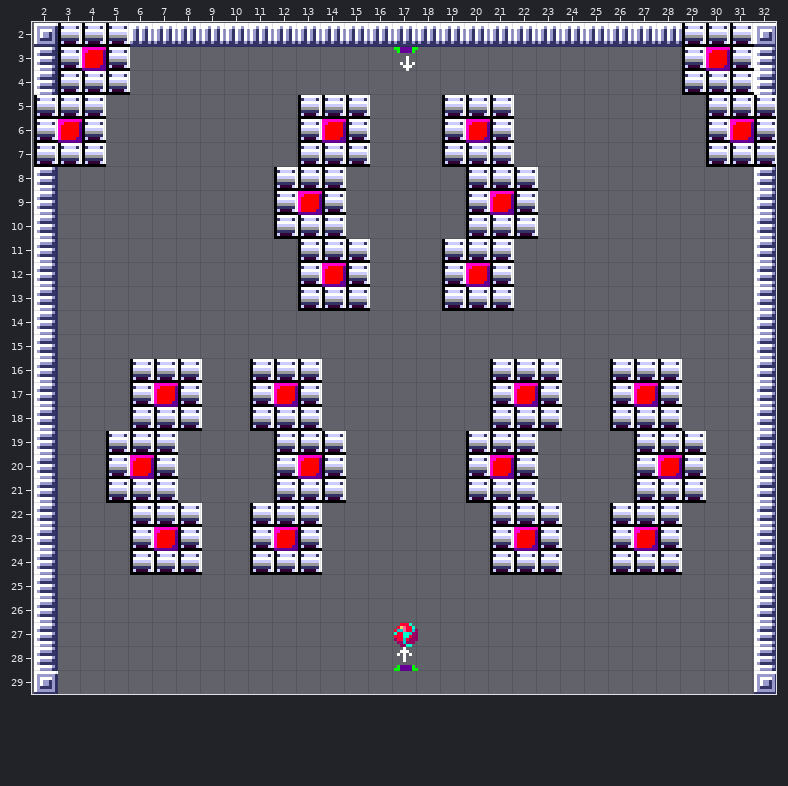
Tiled map -- tools/breakout_editor/bombrings.tmx. Above is the file before it was changed.
Cells are 8x8 px. Shown: x 2..32, y 2..29.
After:
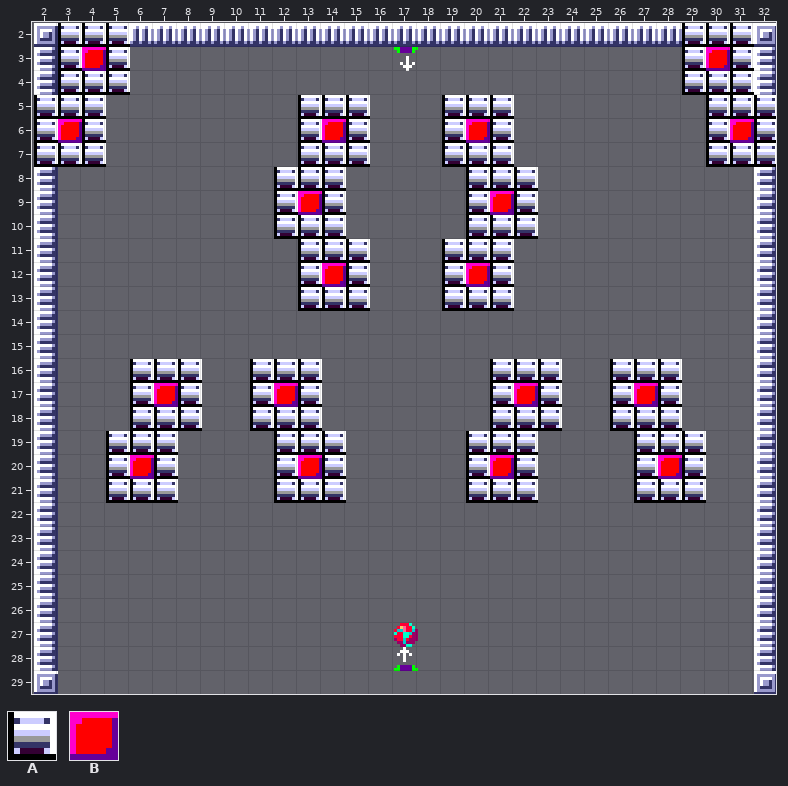
Key: from "breakout-tiles": A 5, B 16.
_ is an empty cell, . an unchanged one.
Changes in this commit:
--- layer "Tile Layer 1"
@@ x 6..28 @@
-22 AAA..AAA.......AAA..AAA
-23 ABA..ABA.......ABA..ABA
-24 AAA..AAA.......AAA..AAA
+22 ___..___.......___..___
+23 ___..___.......___..___
+24 ___..___.......___..___
